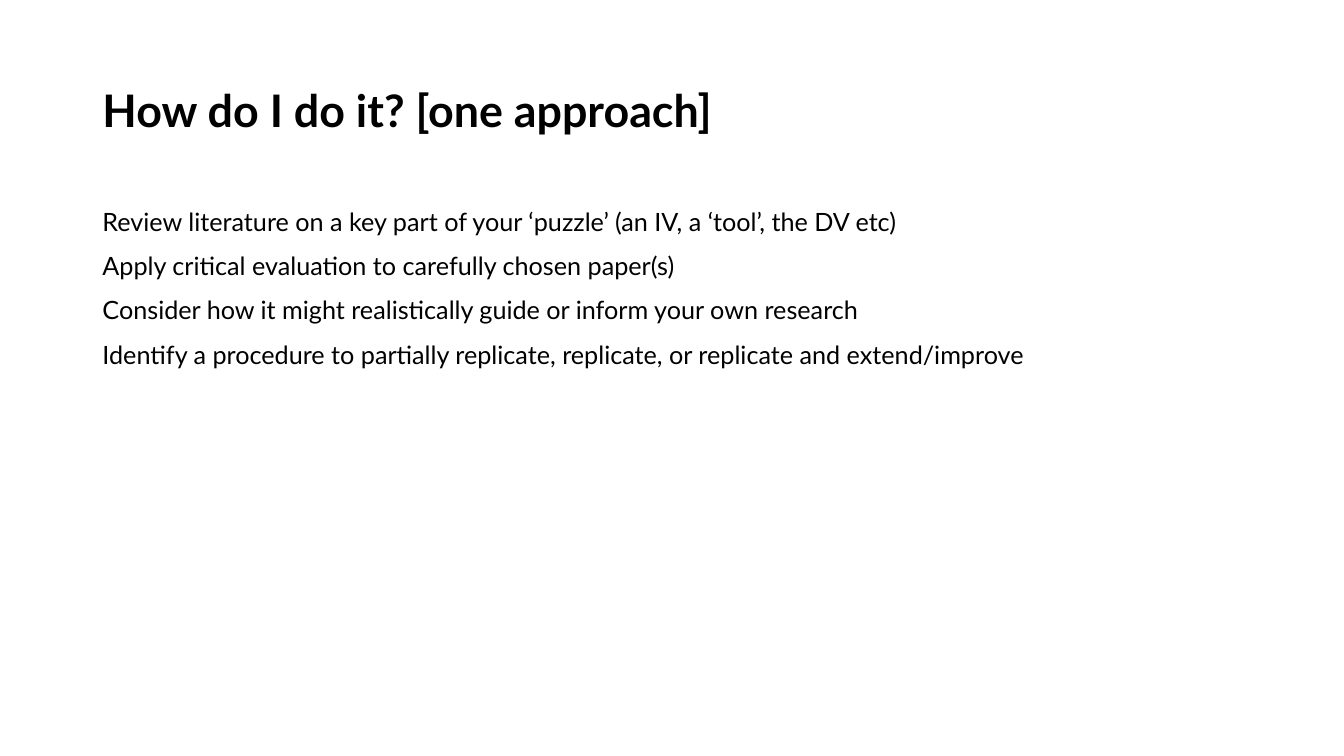
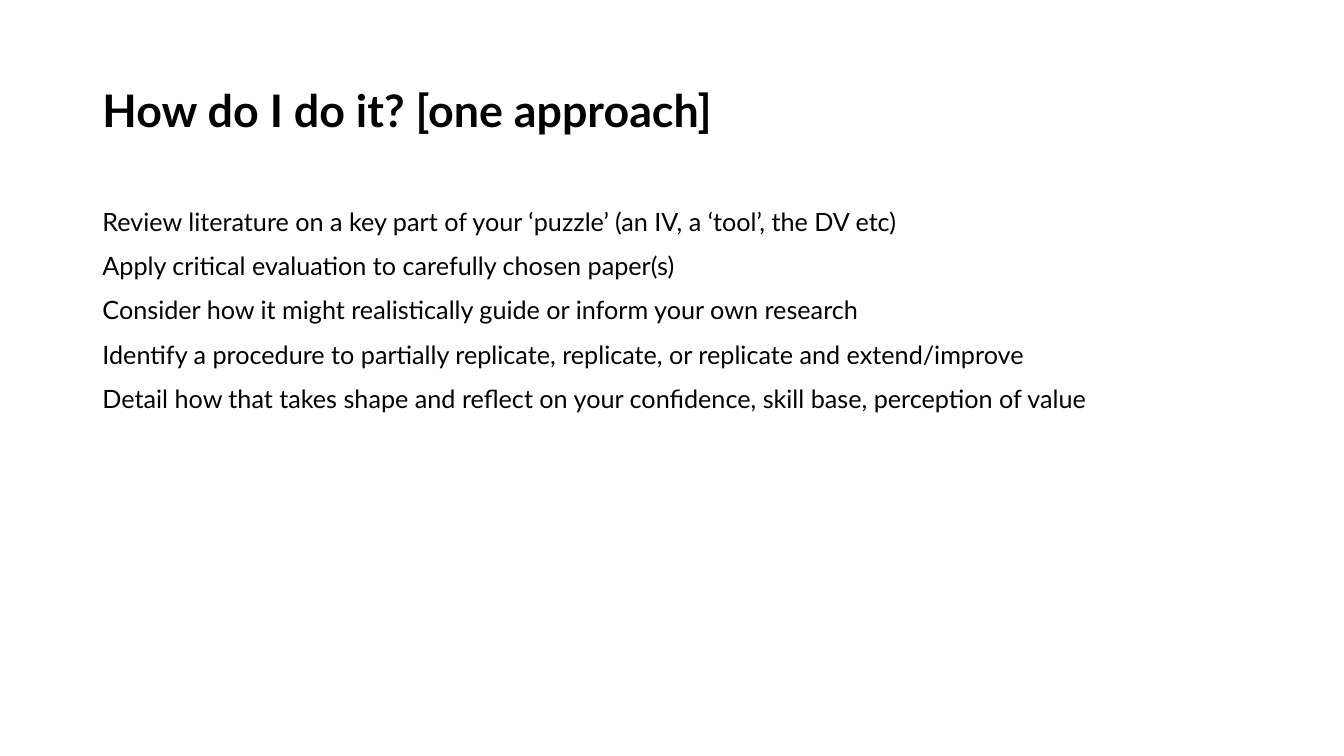
Before and after one commit to LittleMonkeyLab/PS52007Dslides, a slide deck: slide 13 of _site/lectures/Lecture03/Lecture03.pptx (slide 14 before the commit). Drawn at 1344x756 pixels with LibreOffice and Linux fonts; fonts in the diff are those of the drawing. Boxes give left, top, right and bottom in pixels: in the first picture for what was removed or moved away, otherwise in the second. Text is boxed around its words. In the diff, an @@ line names an element or a change of style, - is before the commit and + after.

```diff
--- a/_site/lectures/Lecture03/Lecture03.pptx
+++ b/_site/lectures/Lecture03/Lecture03.pptx
@@ text at (x1=102, y1=389, x2=1086, y2=413): paragraph added @@
+Detail how that takes shape and reflect on your confidence, skill base, perception of value
```
Also in this commit, not shown: 2 other slides changed, 1 slide added, 2 slides removed, 48 other files.
